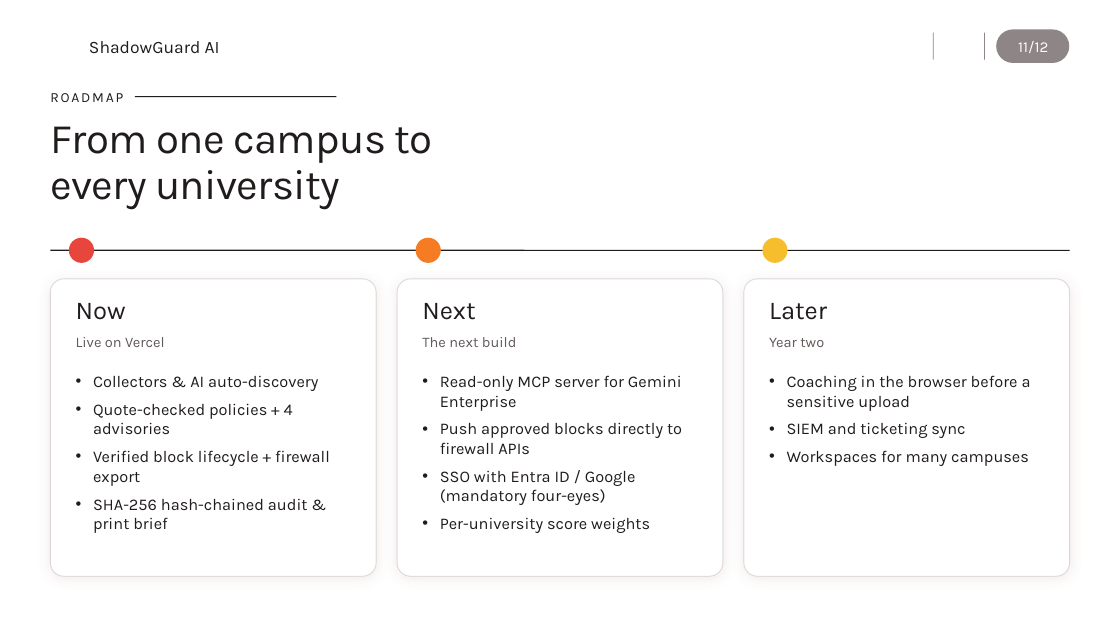
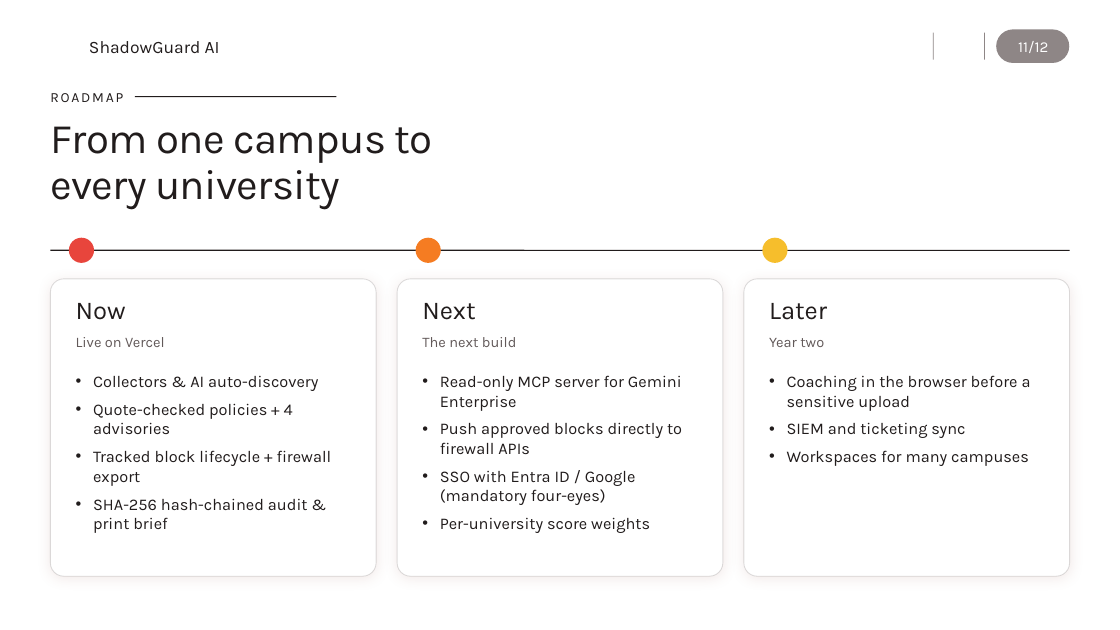
Before and after one commit to B0mb0cl4t5/shadowguard-ai, a slide deck: slide 11 of docs/ShadowGuard_Overview.pptx. Drawn at 1120x630 pixels with LibreOffice and Linux fonts; fonts in the diff are those of the drawing; background and template pictures are left out. Boxes give left, top, right and bottom in pixels: in the first picture for what was removed or moved away, otherwise in the second. Text is boxed around its words. In the diff, an @@ line names an element or a change of style, - is before the commit and + after.

Commit message:
fix: resolve drawer lifecycle, discovery safety, print hydration, and audit docs

```diff
--- a/docs/ShadowGuard_Overview.pptx
+++ b/docs/ShadowGuard_Overview.pptx
@@ text at bbox=[93, 450, 332, 486]: text changed @@
-• Verified block lifecycle + firewall export
+• Tracked block lifecycle + firewall export
```
Also in this commit, not shown: 3 other slides changed, 17 other files.
